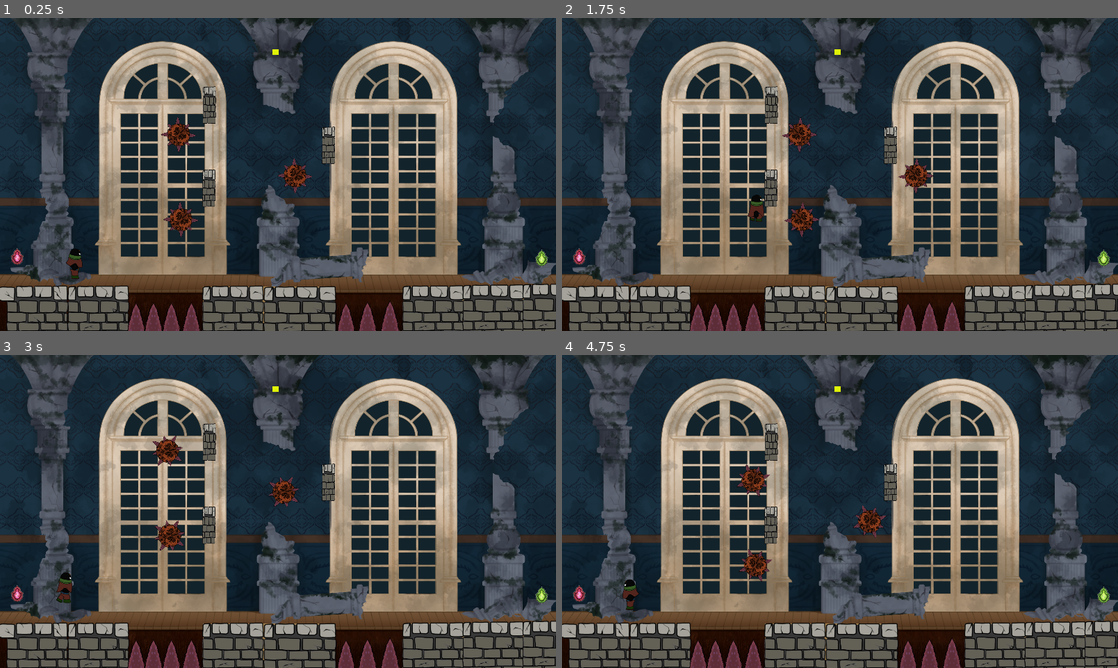
Above: before the commit, frames 1-4 (two rows, left to right).
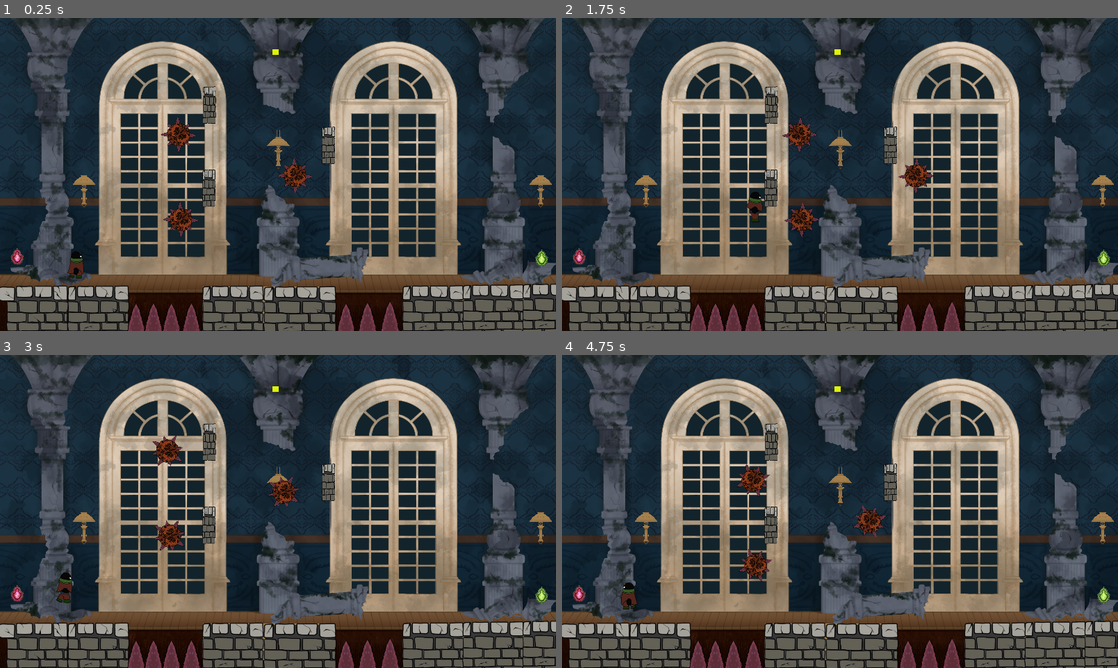
Above: after the commit, the same moments.

Repository: alaniv/GGJ2023TimelessMansion
Game: Godot game, scene res://Prototype/Levels/Level2.tscn
Two runs of this game, one before a commit and one after it. Both use one fixed random seed, a clock stepped at 60 frames per second and the inputs below. The project has no main scene, so this scene is started directly.
Inputs:
- Up to frame 1 (0.25 s): no input
- Up to frame 2 (1.75 s): tap Enter (ui_accept) at 0.5, 0.77, 1.52 s; hold Space (ui_select) 0.53-1.28 s; hold Right (ui_right) from 0.53 s (still down); tap Tab (ui_focus_next) at 0.6, 1.55 s; tap Space (ui_select) at 1.35 s
- Up to frame 3 (3 s): release Right (ui_right) at 2.03 s; hold Left (ui_left) 2.03-2.78 s; hold Space (ui_select) 2.03-2.78 s; tap Tab (ui_focus_next) at 2.1 s; hold Right (ui_right) from 2.78 s (still down); tap Space (ui_select) at 2.85 s
- Up to frame 4 (4.75 s): tap Enter (ui_accept) at 3.02, 3.77, 4.52 s; tap Tab (ui_focus_next) at 3.05, 3.6, 4.55 s; hold Space (ui_select) 3.53-4.28 s; release Right (ui_right) at 4.28 s; hold Left (ui_left) from 4.28 s (still down); tap Space (ui_select) at 4.35 s

The runs differ from the first frame. In frame 1, 0.6% of the frame differs, in the area x 11-100%, y 35-84%; in frame 2, 0.5%; in frame 3, 0.3%; in frame 4, 0.6%, in the area x 10-100%, y 35-82%.

Commit message:
Added music and assets

Diff:
--- a/Prototype/Character/MainCharacter.gd
+++ b/Prototype/Character/MainCharacter.gd
@@ -15,13 +15,19 @@
 		velocity.x += walk_speed
 		if is_on_floor():
 			_animation_player.play("walk")
+			if not $WalkingSound.playing:
+				$WalkingSound.play()
 	elif Input.is_action_pressed("ui_left"):
 		$Sprite.set_flip_h(true)
 		velocity.x -= walk_speed
 		if  is_on_floor():
 			_animation_player.play("walk")
+			if not $WalkingSound.playing:
+				$WalkingSound.play()
 	elif is_on_floor():
 		_animation_player.play("Idle")
+		if $WalkingSound.playing:
+			$WalkingSound.stop()
 
 	if $ClimbAllower.is_climb_allowed():
 		double_jumped = false
@@ -33,9 +39,11 @@
 		double_jumped = !is_on_floor()
 		velocity.y = jumpforce
 		_animation_player.play("Jump")
+		$JumpSound.play()
 	velocity.y += gravity
 	velocity = move_and_slide(velocity, Vector2.UP)
 	velocity.x = lerp(velocity.x, 0, 0.2)
 
 func muerte():
+	$DeathSound.play()
 	set_physics_process(false)
--- a/Prototype/Character/MainCharacter.tscn
+++ b/Prototype/Character/MainCharacter.tscn
@@ -1,7 +1,10 @@
-[gd_scene load_steps=11 format=2]
+[gd_scene load_steps=14 format=2]
 
 [ext_resource path="res://Prototype/Levels/Resources/Character_anims.png" type="Texture" id=1]
 [ext_resource path="res://Prototype/Character/MainCharacter.gd" type="Script" id=2]
+[ext_resource path="res://Prototype/Levels/Resources/Music/SFX/salto comun.ogg" type="AudioStream" id=3]
+[ext_resource path="res://Prototype/Levels/Resources/Music/SFX/pasos sobre madera.ogg" type="AudioStream" id=4]
+[ext_resource path="res://Prototype/Levels/Resources/Music/SFX/muere.ogg" type="AudioStream" id=5]
 
 [sub_resource type="RectangleShape2D" id=1]
 extents = Vector2( 30, 46.5 )
@@ -26,7 +29,6 @@
 [sub_resource type="Animation" id=3]
 resource_name = "Jump"
 length = 1.1
-loop = true
 tracks/0/type = "value"
 tracks/0/path = NodePath("Sprite:frame")
 tracks/0/interp = 1
@@ -114,4 +116,13 @@
 texture = ExtResource( 1 )
 hframes = 8
 vframes = 5
-frame = 27
+frame = 17
+
+[node name="JumpSound" type="AudioStreamPlayer2D" parent="."]
+stream = ExtResource( 3 )
+
+[node name="WalkingSound" type="AudioStreamPlayer2D" parent="."]
+stream = ExtResource( 4 )
+
+[node name="DeathSound" type="AudioStreamPlayer2D" parent="."]
+stream = ExtResource( 5 )
--- a/Prototype/Levels/Level1.tscn
+++ b/Prototype/Levels/Level1.tscn
@@ -20,6 +20,8 @@
 [ext_resource path="res://Prototype/Levels/Resources/1900 y pico.ogg" type="AudioStream" id=18]
 [ext_resource path="res://Prototype/Levels/Resources/fondo 1800.png" type="Texture" id=19]
 [ext_resource path="res://Prototype/Levels/Resources/1800.ogg" type="AudioStream" id=20]
+[ext_resource path="res://Prototype/Levels/Resources/Lampara sin luz.png" type="Texture" id=21]
+[ext_resource path="res://Prototype/Levels/Resources/Light.png" type="Texture" id=22]
 
 [sub_resource type="RectangleShape2D" id=20]
 extents = Vector2( 466, 85.25 )
@@ -179,6 +181,16 @@
 texture = ExtResource( 5 )
 centered = false
 
+[node name="Propambientevela2" type="Sprite" parent="Eras/Era_0"]
+position = Vector2( 260, 535 )
+scale = Vector2( 0.136296, 0.136296 )
+texture = ExtResource( 21 )
+
+[node name="Propambientevela3" type="Sprite" parent="Eras/Era_0"]
+position = Vector2( 849, 535 )
+scale = Vector2( 0.136296, 0.136296 )
+texture = ExtResource( 21 )
+
 [node name="Plataforma" type="StaticBody2D" parent="Eras/Era_0"]
 position = Vector2( 3579, 4455 )
 __meta__ = {
@@ -389,6 +401,26 @@
 texture = ExtResource( 19 )
 centered = false
 
+[node name="Propambientevela2" type="Sprite" parent="Eras/Era_1"]
+position = Vector2( 260, 535 )
+scale = Vector2( 0.136296, 0.136296 )
+texture = ExtResource( 21 )
+
+[node name="Light" type="Light2D" parent="Eras/Era_1/Propambientevela2"]
+position = Vector2( 36.6406, -88.0435 )
+texture = ExtResource( 22 )
+texture_scale = 3.94
+
+[node name="Propambientevela3" type="Sprite" parent="Eras/Era_1"]
+position = Vector2( 849, 535 )
+scale = Vector2( 0.136296, 0.136296 )
+texture = ExtResource( 21 )
+
+[node name="Light" type="Light2D" parent="Eras/Era_1/Propambientevela3"]
+position = Vector2( 36.6406, -88.0435 )
+texture = ExtResource( 22 )
+texture_scale = 3.94
+
 [node name="Plataforma" type="StaticBody2D" parent="Eras/Era_1"]
 position = Vector2( 462, 937 )
 __meta__ = {
--- a/Prototype/Levels/Level2.tscn
+++ b/Prototype/Levels/Level2.tscn
@@ -1,8 +1,8 @@
-[gd_scene load_steps=41 format=2]
+[gd_scene load_steps=45 format=2]
 
 [ext_resource path="res://Prototype/Levels/Resources/Backgrounds/twopixel.jpg" type="Texture" id=1]
 [ext_resource path="res://Prototype/Character/MainCharacter.tscn" type="PackedScene" id=2]
-[ext_resource path="res://Prototype/SeedManagement/vines.jpg" type="Texture" id=3]
+[ext_resource path="res://Prototype/Levels/Resources/Lampara sin luz.png" type="Texture" id=3]
 [ext_resource path="res://Prototype/Levels/Resources/seed.png" type="Texture" id=4]
 [ext_resource path="res://Prototype/Levels/Resources/fondo 1900.png" type="Texture" id=5]
 [ext_resource path="res://Prototype/ErasManagement/ErasManager/ErasManager.tscn" type="PackedScene" id=6]
@@ -22,6 +22,10 @@
 [ext_resource path="res://Prototype/Levels/Resources/fondo 1800.png" type="Texture" id=20]
 [ext_resource path="res://Prototype/Levels/Resources/1900 y pico.ogg" type="AudioStream" id=21]
 [ext_resource path="res://Prototype/Levels/Resources/1500.ogg" type="AudioStream" id=22]
+[ext_resource path="res://Prototype/Levels/Resources/swinging_vine.png" type="Texture" id=23]
+[ext_resource path="res://Prototype/Levels/Resources/fondo 1500.png" type="Texture" id=24]
+[ext_resource path="res://Prototype/Levels/Resources/Light.png" type="Texture" id=25]
+[ext_resource path="res://Prototype/Levels/Resources/propambientevela 1800 1.png" type="Texture" id=26]
 
 [sub_resource type="RectangleShape2D" id=22]
 extents = Vector2( 20, 63 )
@@ -133,6 +137,21 @@
 "_edit_lock_": true
 }
 
+[node name="Propambientevela2" type="Sprite" parent="Eras/Era_0"]
+position = Vector2( 285.006, 595 )
+scale = Vector2( 0.136296, 0.136296 )
+texture = ExtResource( 3 )
+
+[node name="Propambientevela3" type="Sprite" parent="Eras/Era_0"]
+position = Vector2( 956, 462 )
+scale = Vector2( 0.136296, 0.136296 )
+texture = ExtResource( 3 )
+
+[node name="Propambientevela4" type="Sprite" parent="Eras/Era_0"]
+position = Vector2( 1862, 595 )
+scale = Vector2( 0.136296, 0.136296 )
+texture = ExtResource( 3 )
+
 [node name="Plataforma1" type="StaticBody2D" parent="Eras/Era_0"]
 position = Vector2( 721, 590 )
 __meta__ = {
@@ -256,6 +275,36 @@
 "_edit_lock_": true
 }
 
+[node name="Propambientevela2" type="Sprite" parent="Eras/Era_1"]
+position = Vector2( 285.006, 595 )
+scale = Vector2( 0.136296, 0.136296 )
+texture = ExtResource( 3 )
+
+[node name="Light" type="Light2D" parent="Eras/Era_1/Propambientevela2"]
+position = Vector2( 36.6406, -88.0435 )
+texture = ExtResource( 25 )
+texture_scale = 3.94
+
+[node name="Propambientevela3" type="Sprite" parent="Eras/Era_1"]
+position = Vector2( 956, 462 )
+scale = Vector2( 0.136296, 0.136296 )
+texture = ExtResource( 3 )
+
+[node name="Light" type="Light2D" parent="Eras/Era_1/Propambientevela3"]
+position = Vector2( 36.6406, -88.0435 )
+texture = ExtResource( 25 )
+texture_scale = 3.94
+
+[node name="Propambientevela4" type="Sprite" parent="Eras/Era_1"]
+position = Vector2( 1862, 595 )
+scale = Vector2( 0.136296, 0.136296 )
+texture = ExtResource( 3 )
+
+[node name="Light" type="Light2D" parent="Eras/Era_1/Propambientevela4"]
+position = Vector2( 36.6406, -88.0435 )
+texture = ExtResource( 25 )
+texture_scale = 3.94
+
 [node name="Plataforma1" type="StaticBody2D" parent="Eras/Era_1"]
 position = Vector2( 721, 590 )
 __meta__ = {
@@ -263,7 +312,6 @@
 }
 
 [node name="Sprite" type="Sprite" parent="Eras/Era_1/Plataforma1"]
-visible = false
 modulate = Color( 0.666667, 0.537255, 0.333333, 1 )
 scale = Vector2( 20, 64.5 )
 texture = ExtResource( 1 )
@@ -286,7 +334,6 @@
 }
 
 [node name="Sprite" type="Sprite" parent="Eras/Era_1/Plataforma2"]
-visible = false
 modulate = Color( 0.666667, 0.537255, 0.333333, 1 )
 scale = Vector2( 20, 64.5 )
 texture = ExtResource( 1 )
@@ -309,7 +356,6 @@
 }
 
 [node name="Sprite" type="Sprite" parent="Eras/Era_1/Plataforma3"]
-visible = false
 modulate = Color( 0.666667, 0.537255, 0.333333, 1 )
 scale = Vector2( 20, 64.5 )
 texture = ExtResource( 1 )
@@ -337,7 +383,7 @@
 autoplay = true
 
 [node name="Background" type="Sprite" parent="Eras/Era_2"]
-texture = ExtResource( 20 )
+texture = ExtResource( 24 )
 centered = false
 __meta__ = {
 "_edit_lock_": true
@@ -348,8 +394,37 @@
 origin_era = 2
 destination_position = Vector2( 356, 501 )
 
+[node name="Propambientevela2" type="Sprite" parent="Eras/Era_2"]
+position = Vector2( 285.006, 595 )
+scale = Vector2( 0.0992593, 0.0992593 )
+texture = ExtResource( 26 )
+
+[node name="Light" type="Light2D" parent="Eras/Era_2/Propambientevela2"]
+position = Vector2( -0.060791, -453.358 )
+texture = ExtResource( 25 )
+texture_scale = 3.94
+
+[node name="Propambientevela3" type="Sprite" parent="Eras/Era_2"]
+position = Vector2( 958, 497 )
+scale = Vector2( 0.0992593, 0.0992593 )
+texture = ExtResource( 26 )
+
+[node name="Light" type="Light2D" parent="Eras/Era_2/Propambientevela3"]
+position = Vector2( -0.060791, -453.358 )
+texture = ExtResource( 25 )
+texture_scale = 3.94
+
+[node name="Propambientevela4" type="Sprite" parent="Eras/Era_2"]
+position = Vector2( 1863, 595 )
+scale = Vector2( 0.0992593, 0.0992593 )
+texture = ExtResource( 26 )
+
+[node name="Light" type="Light2D" parent="Eras/Era_2/Propambientevela4"]
+position = Vector2( -0.060791, -453.358 )
+texture = ExtResource( 25 )
+texture_scale = 3.94
+
 [node name="Era_3" type="Node2D" parent="Eras"]
-visible = false
 
 [node name="ErasCommonStatics" type="Node2D" parent="."]
 
@@ -444,26 +519,12 @@
 [node name="SpikeFloor" parent="ErasCommonStatics" instance=ExtResource( 8 )]
 position = Vector2( 1130, 981 )
 
-[node name="Sprite" type="Sprite" parent="ErasCommonStatics/SpikeFloor"]
-visible = false
-modulate = Color( 0.788235, 0.223529, 0.341176, 1 )
-position = Vector2( 151.5, 41.0001 )
-scale = Vector2( 110.5, 50 )
-texture = ExtResource( 1 )
-
 [node name="CollisionShape2D" type="CollisionShape2D" parent="ErasCommonStatics/SpikeFloor"]
 position = Vector2( 150.25, 40 )
 shape = SubResource( 3 )
 
 [node name="SpikeFloor2" parent="ErasCommonStatics" instance=ExtResource( 8 )]
 position = Vector2( 654, 993 )
-
-[node name="Sprite" type="Sprite" parent="ErasCommonStatics/SpikeFloor2"]
-visible = false
-modulate = Color( 0.788235, 0.223529, 0.341176, 1 )
-position = Vector2( -81.5, 41.0001 )
-scale = Vector2( 111.5, 50 )
-texture = ExtResource( 1 )
 
 [node name="CollisionShape2D" type="CollisionShape2D" parent="ErasCommonStatics/SpikeFloor2"]
 position = Vector2( -82.25, 40 )
@@ -526,9 +587,9 @@
 shape = SubResource( 14 )
 
 [node name="SpriteEnredadera" type="Sprite" parent="ErasCommonDynamics/SeedableZoneVines1/Era_0"]
-position = Vector2( -0.750009, 5.50001 )
-scale = Vector2( 0.238889, 1.54878 )
-texture = ExtResource( 3 )
+position = Vector2( -6.00004, 7.00002 )
+scale = Vector2( 0.873239, 0.32 )
+texture = ExtResource( 23 )
 
 [node name="Era_1" type="Node2D" parent="ErasCommonDynamics/SeedableZoneVines1"]
 script = SubResource( 13 )
@@ -573,9 +634,9 @@
 shape = SubResource( 14 )
 
 [node name="SpriteEnredadera" type="Sprite" parent="ErasCommonDynamics/SeedableZoneVines2/Era_0"]
-position = Vector2( -0.750009, 5.50001 )
-scale = Vector2( 0.238889, 1.54878 )
-texture = ExtResource( 3 )
+position = Vector2( 2.49999, 1.50001 )
+scale = Vector2( 0.605635, 0.3125 )
+texture = ExtResource( 23 )
 
 [node name="Era_1" type="Node2D" parent="ErasCommonDynamics/SeedableZoneVines2"]
 script = SubResource( 13 )
@@ -620,9 +681,9 @@
 shape = SubResource( 14 )
 
 [node name="SpriteEnredadera" type="Sprite" parent="ErasCommonDynamics/SeedableZoneVines3/Era_0"]
-position = Vector2( -0.750009, 5.50001 )
-scale = Vector2( 0.238889, 1.54878 )
-texture = ExtResource( 3 )
+position = Vector2( -4, 7.00001 )
+scale = Vector2( 0.535211, 0.335 )
+texture = ExtResource( 23 )
 
 [node name="Era_1" type="Node2D" parent="ErasCommonDynamics/SeedableZoneVines3"]
 script = SubResource( 13 )
--- a/Prototype/SeedManagement/SeedableZone.gd
+++ b/Prototype/SeedManagement/SeedableZone.gd
@@ -19,4 +19,5 @@
 
 func plant_seed():
 	_is_free = false
+	$PlantSound.play()
 	emit_signal("seed_planted")
--- a/Prototype/SeedManagement/SeedableZone.tscn
+++ b/Prototype/SeedManagement/SeedableZone.tscn
@@ -1,11 +1,15 @@
-[gd_scene load_steps=2 format=2]
+[gd_scene load_steps=3 format=2]
 
 [ext_resource path="res://Prototype/SeedManagement/SeedableZone.gd" type="Script" id=1]
+[ext_resource path="res://Prototype/Levels/Resources/Music/SFX/plantar semilla.ogg" type="AudioStream" id=2]
 
 [node name="SeedableZone" type="Area2D"]
 collision_layer = 2
 collision_mask = 4
 script = ExtResource( 1 )
 
+[node name="PlantSound" type="AudioStreamPlayer2D" parent="."]
+stream = ExtResource( 2 )
+
 [connection signal="body_shape_entered" from="." to="." method="_on_SeedableZone_body_shape_entered"]
 [connection signal="body_shape_exited" from="." to="." method="_on_SeedableZone_body_shape_exited"]
Not shown: 1 places in Prototype/Levels/Level1.tscn that only renumber resources
Binary file added: Prototype/Levels/Resources/Lampara sin luz.png
Not shown, added: Prototype/Levels/Resources/Lampara sin luz.png.import
Binary file added: Prototype/Levels/Resources/Light.png
Not shown, added: Prototype/Levels/Resources/Light.png.import
Not shown, added: Prototype/Levels/Resources/Music/SFX/Puerta A.ogg.import
Not shown, added: Prototype/Levels/Resources/Music/SFX/Puerta C.ogg.import
Not shown, added: Prototype/Levels/Resources/Music/SFX/agarrarse de la enredadera.ogg.import
Not shown, added: Prototype/Levels/Resources/Music/SFX/cruzar portal.ogg.import
Not shown, added: Prototype/Levels/Resources/Music/SFX/muere.ogg.import
Not shown, added: Prototype/Levels/Resources/Music/SFX/pasos sobre madera.ogg.import
Not shown, added: Prototype/Levels/Resources/Music/SFX/pasos sobre pasto.ogg.import
(and 21 more such lines)
